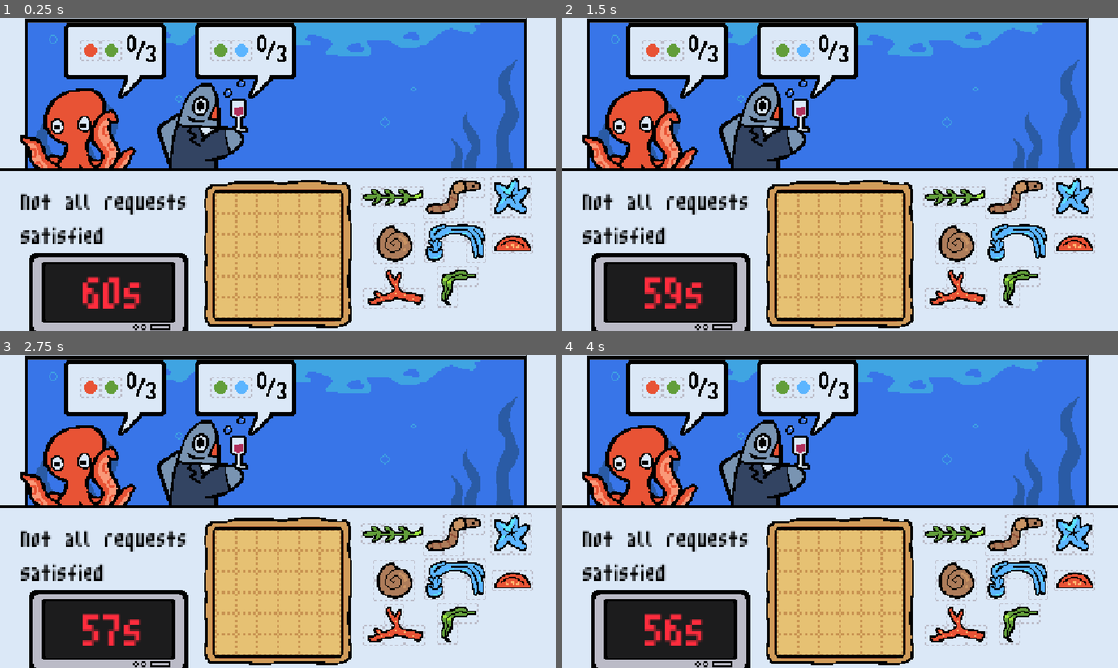
Above: before the commit, frames 1-4 (two rows, left to right).
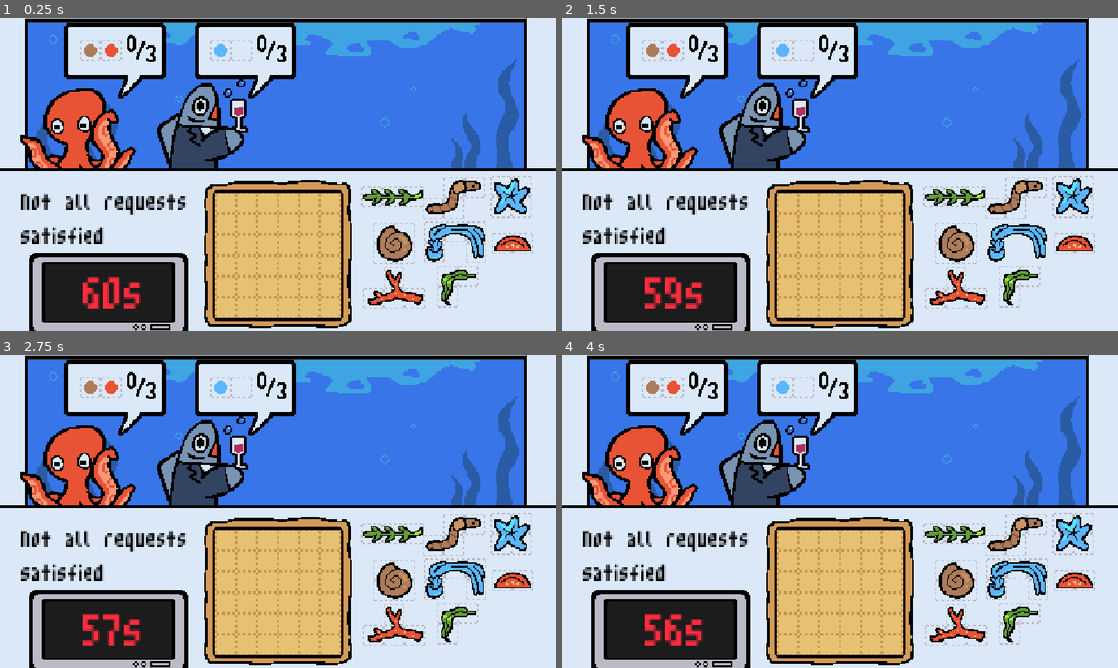
Above: after the commit, the same moments.

Repository: pavenpaven/gamejam-2026
Game: Godot game, scene res://Scenes/game.tscn
The game is run twice, just before and just after one commit, with the same random seed, the same clock (stepped at 60 frames per second) and the same inputs.
Inputs (mouse positions are in pixels of both pictures, inside the frame that each line leads up to):
- Up to frame 1 (0.25 s): no input
- Up to frame 2 (1.5 s): tap Enter at 0.5 s; move the mouse to (1062, 187) at 0.52 s; tap R at 0.6, 1.35 s; click (1062, 187) at 0.67 s; tap Space at 1.25 s; move the mouse to (995, 230) at 1.27 s; click (995, 230) at 1.42 s
- Up to frame 3 (2.75 s): move the mouse to (455, 524) at 2.02 s; tap R at 2.1 s; click (455, 524) at 2.17 s
- Up to frame 4 (4 s): move the mouse to (1062, 580) at 2.77 s; tap R at 2.85, 3.6 s; click (1062, 580) at 2.92 s; move the mouse to (1006, 614) at 3.52 s; click (1006, 614) at 3.67 s

The runs differ from the first frame. In frame 1, 0.3% of the frame differs, in the area x 15-45%, y 8-13%; in frame 2, 0.3%; in frame 3, 0.3%; in frame 4, 0.3%.

Commit message:
added air

Diff:
--- a/Scripts/Globals.gd
+++ b/Scripts/Globals.gd
@@ -33,7 +33,7 @@
 	[[0,0],[1,0],[2,0]] ## Straight seaweed
 	]
 
-# blue 0 red 1 green 2 brown 3
+# blue 0 red 1 green 2 brown 3 air 4
 
 var ingredient_color  = [
 	3, # worm
@@ -55,7 +55,8 @@
 	"dialogue_blue.PNG",
 	"dialogue_red.PNG",
 	"dialogue_green.PNG",
-	"dialogue_brown.PNG"
+	"dialogue_brown.PNG",
+	"dialogue_empty.PNG"
 	]
 
 var num_texs = []
--- a/Scripts/board.gd
+++ b/Scripts/board.gd
@@ -34,6 +34,8 @@
 
 func col(type):
 	if type == -1:
+		return 4
+	if type == -2:
 		return -1
 	return Globals.ingredient_color[type]
 
@@ -48,7 +50,7 @@
 			var col1 = req["cola"]
 			var col2 = req["colb"]
 			for i in range(width):
-				var previous = -1
+				var previous = -2
 				for j in range(height):
 					var current = tiles[j][i]
 					if ((col(current) == col1 && col(previous) == col2)
@@ -65,7 +67,7 @@
 					previous = current
 
 			for j in range(height):
-				var previous = -1
+				var previous = -2
 				for i in range(width):
 					var current = tiles[j][i]
 					if ((col(current) == col1 && col(previous) == col2)
@@ -86,7 +88,7 @@
 func border_between(col1, col2): # return the number of instances that the colors col1 and col2 neighbour
 	var lengt = 0
 	for i in range(width):
-		var previous = -1
+		var previous = -2
 		for j in range(height):
 			var current = tiles[j][i]
 			if ((col(current) == col1 && col(previous) == col2)
@@ -95,7 +97,7 @@
 			previous = current
 
 	for j in range(height):
-		var previous = -1
+		var previous = -2
 		for i in range(width):
 			var current = tiles[j][i]
 			if ((col(current) == col1 && col(previous) == col2)
--- a/Scripts/game.gd
+++ b/Scripts/game.gd
@@ -59,17 +59,14 @@
 	mess.z_index = -1
 
 
-
-
-
 func random_request():
 	var type = randi() % 2
 	if type == 1:
 		type = randi() % 2
 
 	if type == 0:
-		var cola = randi() % 4
-		var colb = randi() % 3
+		var cola = randi() % 5
+		var colb = randi() % 4
 		if colb >= cola: # this is to enshure that they are distinct
 			colb += 1
 		return {"type":0, "cola": cola, "colb": colb, "num": 3}
@@ -137,7 +134,7 @@
 	round_num += 1
 
 func col_string(col):
-	return ["blue", "red", "green", "brown"][col]
+	return ["blue", "red", "green", "brown", "empty"][col]
 
 func print_challange():
 	for i in challange:
